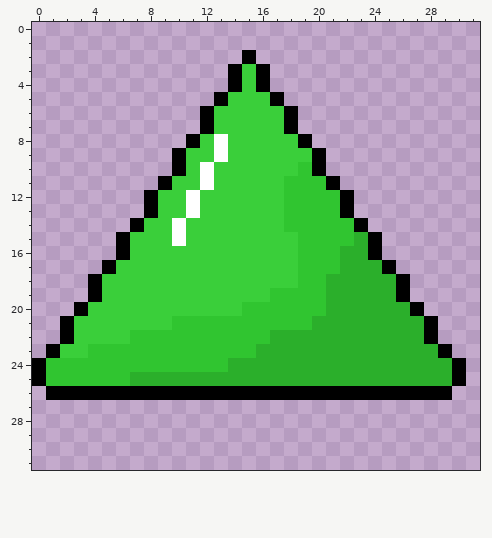
Two versions of one pixel-art sprite, img/sprites/ingridients/green.png. Above is the file before it was changed.
The file is 32x32 pixels.
Now the later version:
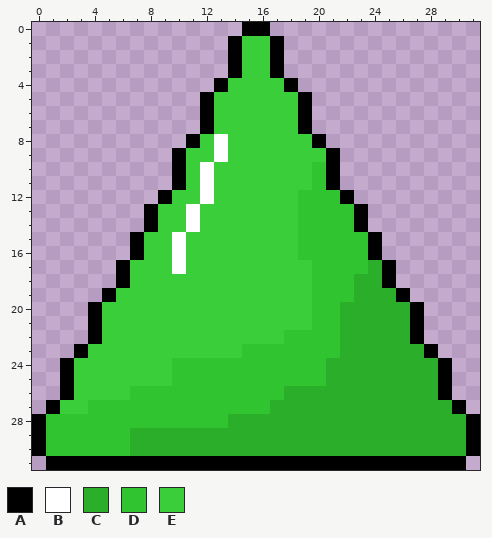
Palette (. is transparent): A #000000  B #ffffff  C #2baf2b  D #30c530  E #3acf3a
Edits made:
y 0: x 15..16 .. -> AA
y 1: x 14..17 .... -> AEEA
y 2: x 14..17 .A.. -> AEEA
y 3: x 16..17 A. -> EA
y 4: x 13..14 .A -> AE; x 16..18 A.. -> EEA
y 5: x 12..13 .A -> AE; x 17..19 A.. -> EEA
y 6..7: x 18..19 A. -> EA
y 8: x 19..20 A. -> EA
y 9: x 20..21 A. -> EA
y 10: x 19..21 DA. -> EDA
y 11: x 9..10 AE -> .A; x 18..19 DD -> EE
y 12: x 8..9 AE -> .A; x 11..12 BE -> EB; x 18 D -> E
y 13: x 18 D -> E; x 22..23 A. -> DA
y 14: x 7..8 AE -> .A; x 10..11 BE -> EB; x 18 D -> E
y 15: x 6..7 AE -> .A; x 23 C -> D
y 16: x 6..7 AE -> .A; x 10 E -> B; x 22..23 CC -> DD
y 17: x 5..6 AE -> .A; x 10 E -> B; x 19 D -> E; x 22..23 CC -> DD
y 18: x 4..6 AEE -> ..A; x 19 D -> E; x 21..22 CC -> DD; x 25..26 CA -> A.
y 19: x 4..5 AE -> .A; x 17..19 DDD -> EEE; x 21..22 CC -> DD
y 20: x 3..4 AE -> .A; x 15..19 DDDDD -> EEEEE; x 21 C -> D
y 21: x 2..4 AEE -> ..A; x 10..21 DDDDDDDDDDCC -> EEEEEEEEEEDD; x 27..28 CA -> A.
y 22: x 2..4 AEE -> ..A; x 7..21 DDDDDDDDDDCCCCC -> EEEEEEEEEEEDDDD; x 27..28 CA -> A.
y 23: x 1..14 AEEDDDDDDDDDDD -> ..AEEEEEEEEEEE; x 16..21 CCCCCC -> DDDDDD; x 28..29 CA -> A.
y 24: x 0..9 ADDDDDDDDD -> ..AEEEEEEE; x 14..20 CCCCCCC -> DDDDDDD; x 29..30 CA -> A.
y 25: x 0..20 ADDDDDDCCCCCCCCCCCCCC -> ..AEEEEEEEDDDDDDDDDDD; x 29..30 CA -> A.
y 26: x 1 A -> .; x 3..28 AAAAAAAAAAAAAAAAAAAAAAAAAA -> EEEEDDDDDDDDDDDCCCCCCCCCCC
y 27: x 1..30 .............................. -> AEEDDDDDDDDDDDDDCCCCCCCCCCCCCA
y 28: x 0..31 ................................ -> ADDDDDDDDDDDDDCCCCCCCCCCCCCCCCCA
y 29..30: x 0..31 ................................ -> ADDDDDDCCCCCCCCCCCCCCCCCCCCCCCCA
y 31: x 1..30 .............................. -> AAAAAAAAAAAAAAAAAAAAAAAAAAAAAA
